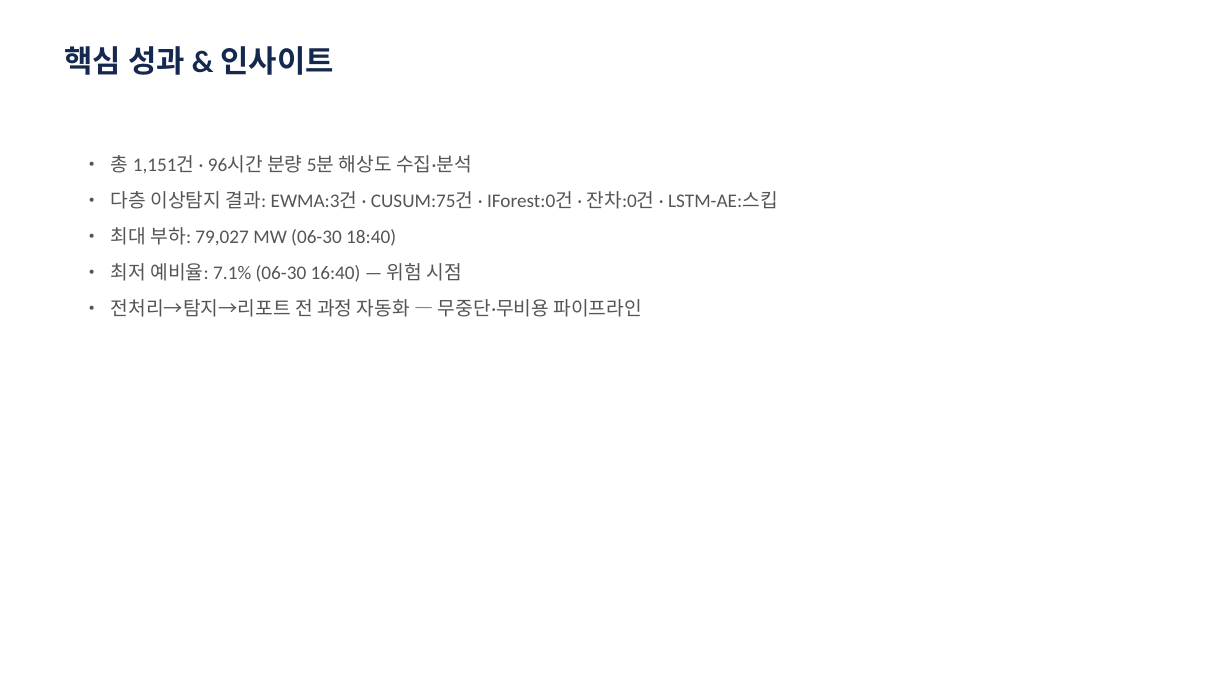
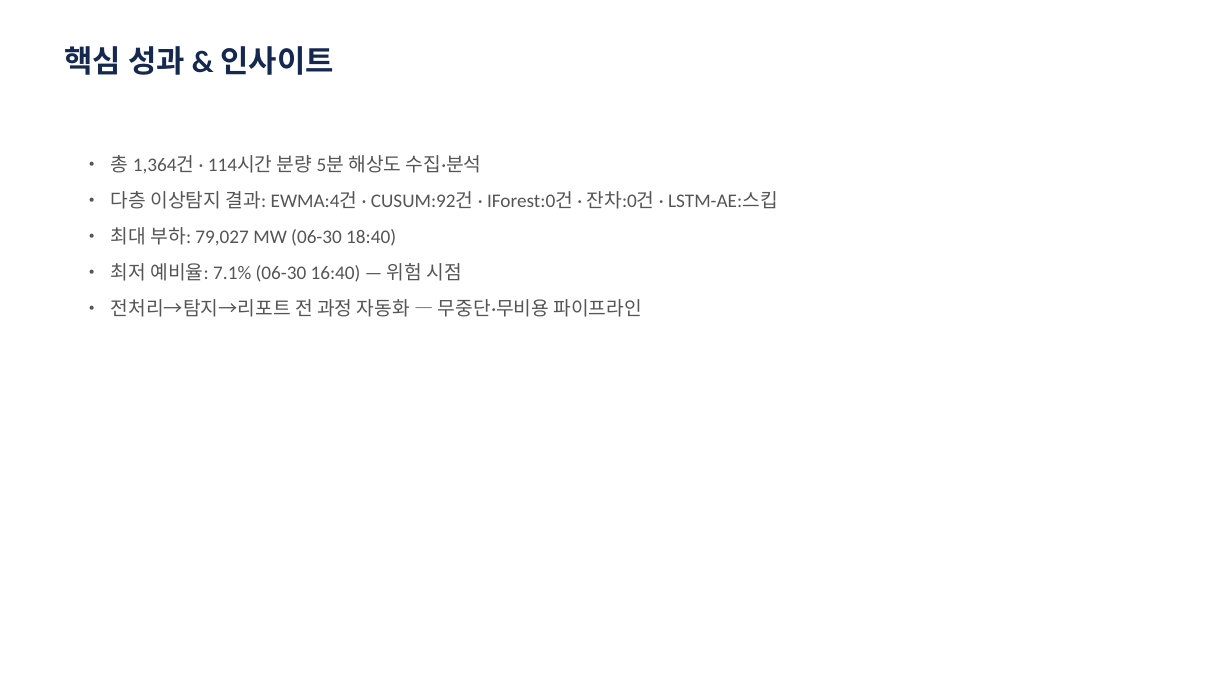
Before and after one commit to robinho0329/power-grid-anomaly-monitor, a slide deck: slide 9 of reports/portfolio/2026-07-03.pptx. Drawn at 1232x693 pixels with LibreOffice and Linux fonts; fonts in the diff are those of the drawing. Boxes give left, top, right and bottom in pixels: in the first picture for what was removed or moved away, otherwise in the second. Text is boxed around its words. In the diff, an @@ line names an element or a change of style, - is before the commit and + after.

```diff
--- a/reports/portfolio/2026-07-03.pptx
+++ b/reports/portfolio/2026-07-03.pptx
@@ text at (x1=111, y1=155, x2=778, y2=209): text changed @@
-• 총 1,151건 · 96시간 분량 5분 해상도 수집·분석
-• 다층 이상탐지 결과: EWMA:3건 · CUSUM:75건 · IForest:0건 · 잔차:0건 · LSTM-AE:스킵
+• 총 1,364건 · 114시간 분량 5분 해상도 수집·분석
+• 다층 이상탐지 결과: EWMA:4건 · CUSUM:92건 · IForest:0건 · 잔차:0건 · LSTM-AE:스킵
```
Also in this commit, not shown: 1 other slide changed, 1 other file.
